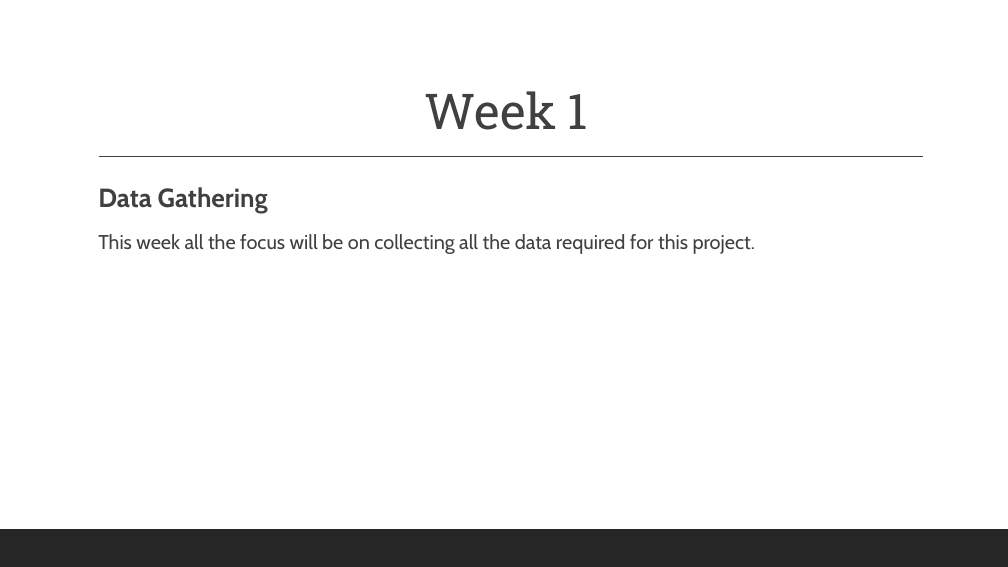
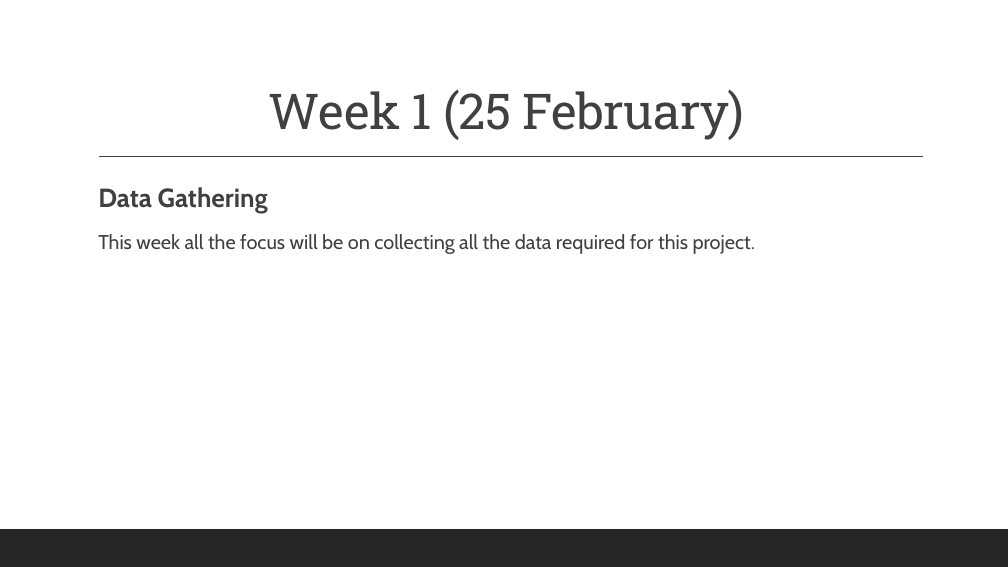
Before and after one commit to akashpapnai/Capstone-project, a slide deck: slide 4 of ppts/Capstone Timeline.pptx. Drawn at 1008x567 pixels with LibreOffice and Linux fonts; fonts in the diff are those of the drawing. Boxes give left, top, right and bottom in pixels: in the first picture for what was removed or moved away, otherwise in the second. Text is boxed around its words. In the diff, an @@ line names an element or a change of style, - is before the commit and + after.

```diff
--- a/ppts/Capstone Timeline.pptx
+++ b/ppts/Capstone Timeline.pptx
@@ title at bbox=[268, 89, 745, 140]: text changed @@
-Week 1
+Week 1 (25 February)
```
Also in this commit, not shown: 10 other slides changed, 1 slide added.
